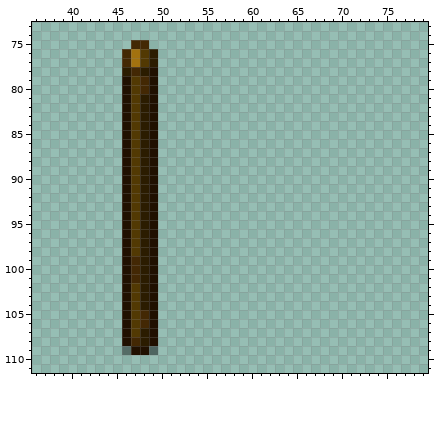
Edited in one commit: pixel-art file (img/object1.ase). Above is the file before it was changed.
256x256 pixels, 1 frame. Colours within 5 levels of each other are drawn and written as one. Shown: x 36..79, y 73..111. The commit also changed other parts of the picture, which this record leaves out.
Once edited:
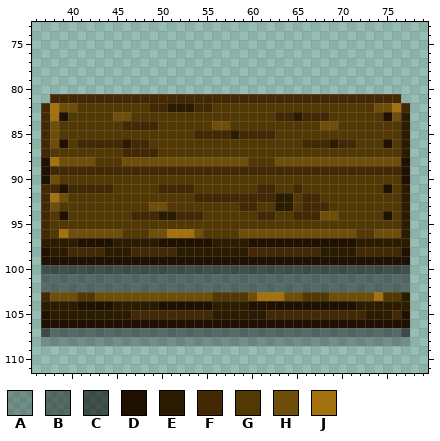
Palette (. is transparent): A #0000003f  B #0000006e  C #00000092  D #201000  E #2b1c00  F #432804  G #523903  H #6e4e09  J #a3720f
Edits made:
Layer "fg":
y 75: x 47..48 FF -> ..
y 76..77: x 46..49 FJGE -> ....
y 78: x 46..49 EFED -> ....
y 79..80: x 46..49 DGFD -> ....
y 81: x 38..76 ........DGED........................... -> FFFFFFFFFFFFFFFFFFFFFFFFFFFFFFFFFFFFFFF
y 82: x 37..46 .........D -> FJHHGGGGGG; x 48..77 ED............................ -> GFFEEEFFGGGGGGGGGGGGGGGGGGHHJF
y 83: x 37..46 .........D -> FJDGGGGGHH; x 48..77 ED............................ -> GGGGGGGGGGGGGGGFFEFFFGGGGGGDHE
y 84: x 37..77 .........DGED............................ -> FHGGGGGGGFFFFGGGGGGHHGGGGGGGGGGHHGGGGGGGE
y 85: x 37..46 .........D -> FHGGGGGGGG; x 48..77 ED............................ -> GGGGGGFFFFEFFFFGGGGGGGGGGGGGGE
y 86: x 37..77 .........DGED............................ -> FHDGFFFFFEFFGGGGGGGGGGGGGGGGGFFFEFFGGGDGE
y 87: x 37..77 .........DGED............................ -> FGGGGGGGGFFFFGGGGGGGGGGGGGGGGGGGGGGGGGGGE
y 88: x 37..77 .........DGED............................ -> DJHHHHGGGHHHHHHHHHHHHHHGGGHHHHHHHHHHHHHHD
y 89: x 37..77 .........DGED............................ -> DFFFFFFFFFFFFFFFFFFFFFFFFFFFFFFFFFFFFFFFD
y 90: x 37..46 .........D -> DHGGGGGGGG; x 48..77 ED............................ -> GGGGGGGGGGGGGGGGGGGGGGGGGGGGGD
y 91: x 37..46 .........D -> FFDFFFFFGG; x 48..77 ED............................ -> GGFFFFGGGGGGGFFGGFGGGGGGGGGDGE
y 92: x 37..46 .........D -> FJHGGGGGGG; x 48..77 ED............................ -> GGGGGGFFFFFFFFFEEGFFGGGGGGGGGE
y 93: x 37..46 .........D -> FHGGGGGGGG; x 48..77 ED............................ -> GHHGGGGGGGGFFGGEEGFFFGGGGGGGGE
y 94: x 37..77 .........DGED............................ -> FGDGGGGGGGFFFEEFFFGGGGGGFFGGFFFHHGGGGGDGE
y 95: x 37..46 .........D -> FGGGGGGGGG; x 48..77 ED............................ -> GGGGGGGGGGGGGGGGGGGGGGGGGGGGGE
y 96: x 37..46 .........D -> FGJHHHHHHG; x 48..77 ED............................ -> GHHJJJHGGGGHHHHHHHHHHHHHGGHHHE
y 97: x 37..47 .........DG -> EEEEDDDDEEE; x 49..77 D............................ -> EDDDDDDEEEEDDDDDDDDDDDDEEEEEE
y 98: x 37..77 .........DGED............................ -> DEEFFFFEEEFFFFFEEEEEEEEFFFFFFFFEEEEFFFFFD
y 99: x 37..45 ......... -> DDDDDDDDD; x 47..48 FE -> DD; x 50..77 ............................ -> DDDDDDDDDDDDDDDDDDDDDDDDDDDD
y 100: x 37..77 .........DFED............................ -> CCCCCCCCCCCCCCCCCCCCCCCCCCCCCCCCCCCCCCCCC
y 101: x 37..77 .........DFED............................ -> BBBBBBBBBBBBBBBBBBBBBBBBBBBBBBBBBBBBBBBBB
y 102: x 37..77 .........DGED............................ -> BBBBBBBBBBBBBBBBBBBBBBBBBBBBBBBBBBBBBBBBB
y 103: x 37..77 .........DGED............................ -> FHHHGGHHHHHHHHHHHHHGGGGHJJJHHGGGHHHHHJGGE
y 104: x 37..47 .........DG -> EEEEDDDDEEE; x 49..77 D............................ -> EDDDDDDEEEEDDDDDDDDDDDDEEEEEE
y 105: x 37..47 .........DG -> DEEEEEEEEEF; x 49..77 D............................ -> FFFFFFFEEEEEEFFFFFFFFFFFEEEFD
y 106: x 37..45 ......... -> DDDDDDDDD; x 47..48 GF -> DD; x 50..77 ............................ -> DDDDDDDDDDDDDDDDDDDDDDDDDDDD
y 107: x 37..77 .........DGED............................ -> CBBBBBBBBBBBBBBBBBBBBBBBBBBBBBBBBBBBBBBBC
y 108: x 37..77 .........DFED............................ -> AAAAAAAAAAAAAAAAAAAAAAAAAAAAAAAAAAAAAAAAA
y 109: x 46..49 BDDB -> ....
Pixel boxes of the changes (left, top, right, bottom) in both pictures:
changed: (41, 40, 410, 355)
